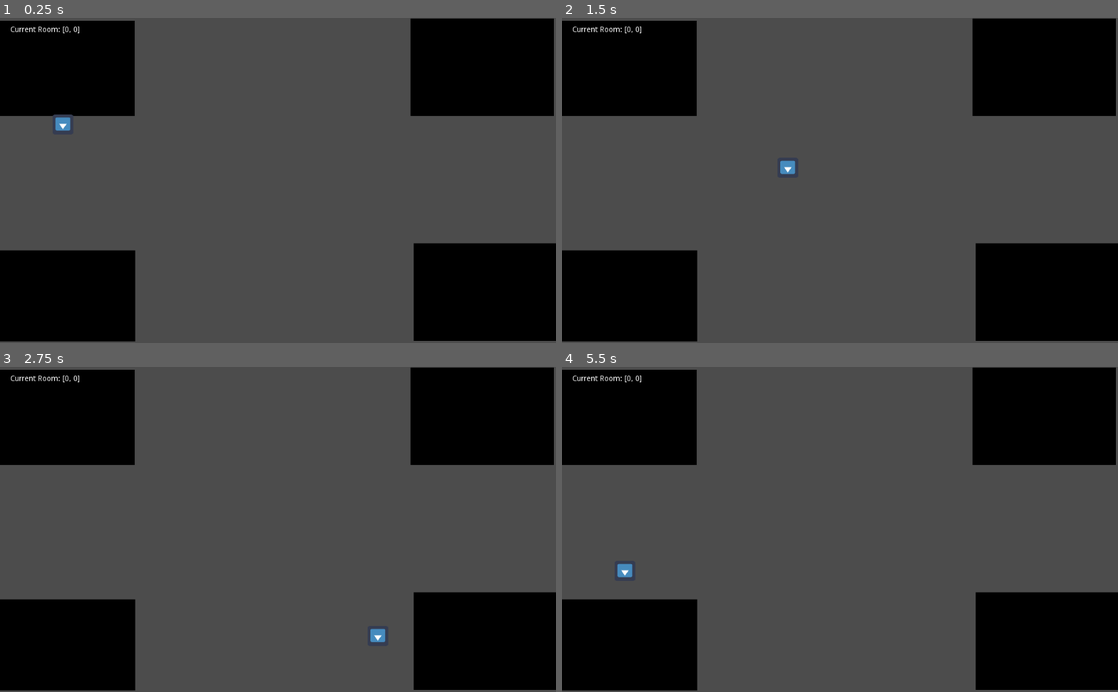
Above: before the commit, frames 1-4 (two rows, left to right).
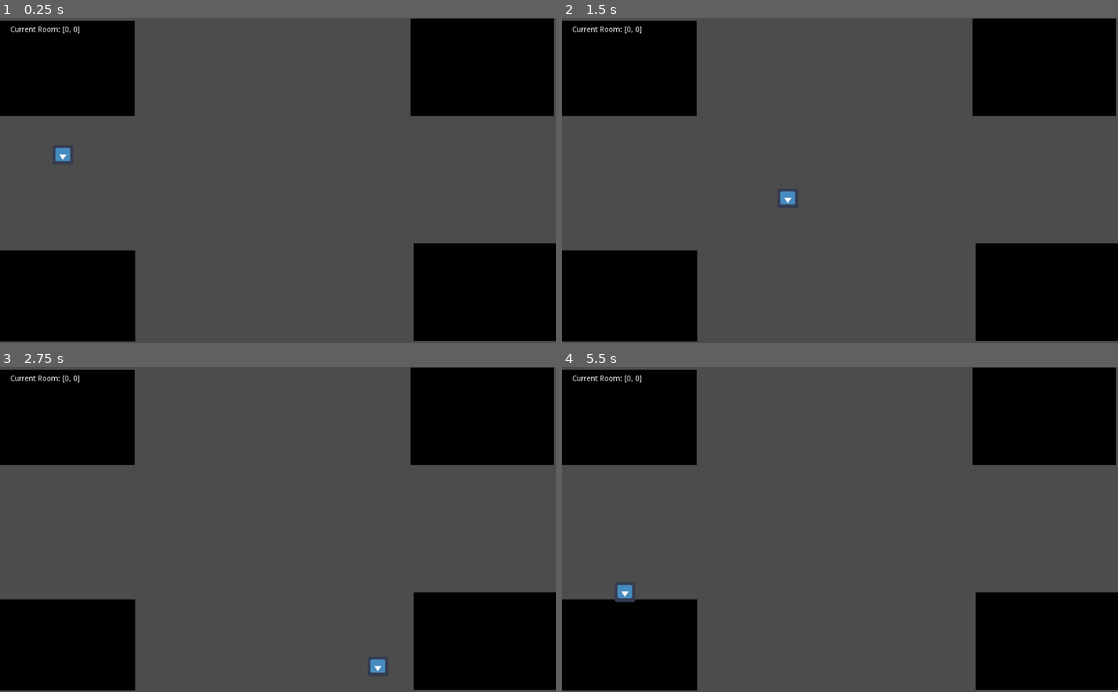
Above: after the commit, the same moments.

Repository: nygren23/GameJam2022
Game: Godot game, scene res://CrossRoom.tscn
The game is run twice, just before and just after one commit, with the same random seed, the same clock (stepped at 60 frames per second) and the same inputs. This scene is started directly instead of the project's main scene. The engine's default icon, where the game draws it, is replaced by a stand-in: a white triangle on a blue panel in a dark square.
Inputs:
- Up to frame 1 (0.25 s): no input
- Up to frame 2 (1.5 s): tap Enter at 0.5 s; hold D (move_right) 0.53-1.28 s; tap Space (spacebar) at 0.6, 1.35 s; hold S (move_down) from 1.28 s (still down)
- Up to frame 3 (2.75 s): release S (move_down) at 2.03 s; hold D (move_right) from 2.03 s (still down); tap Space (spacebar) at 2.1 s
- Up to frame 4 (5.5 s): release D (move_right) at 2.78 s; hold W (move_up) 2.78-3.53 s; tap Space (spacebar) every 0.75 s from 2.85 to 5.1 s; hold A (move_left) 3.53-5.03 s; hold S (move_down) from 5.03 s (still down)

The runs differ from the first frame. In frame 1, 0.2% of the frame differs, in the area x 9-14%, y 29-45%; in frame 2, 0.2%; in frame 3, 0.2%; in frame 4, 0.3%, in the area x 9-14%, y 60-73%.
Error in both runs: Attempt to call function 'play' in base 'null instance' on a null instance. (res://Player.gd:26)

Commit message:
Working transition and music

Diff:
--- a/CrossRoom.gd
+++ b/CrossRoom.gd
@@ -8,13 +8,13 @@
 	var player = preload("res://Player.tscn").instance()
 	print(Global.lastDirection)
 	if(Global.lastDirection == "Up"):
-		player.position = Vector2 (300, 300)
+		player.position = Vector2 (Global.lastPosition.x, 300)
 	elif(Global.lastDirection == "Left"):
-		player.position = Vector2 (650, 150)
+		player.position = Vector2 (650, Global.lastPosition.y)
 	elif(Global.lastDirection == "Right"):
-		player.position = Vector2 (-150, -120)
+		player.position = Vector2 (-150, Global.lastPosition.y)
 	else:
-		player.position = Vector2(300, -150)
+		player.position = Vector2(Global.lastPosition.x, -150)
 	add_child(player)
 
 	if Global.metadata[Global.curPos[0]][ Global.curPos[1]][1]:
@@ -45,6 +45,7 @@
 	$UI/Position.text = "Current Room: " +  str(Global.curPos)
 
 func _on_TransitionLeft_body_entered(body):
+	Global.lastPosition = body.global_position
 	Global.lastDirection = "Left"
 	match decideNextRoom([Global.curPos[0], Global.curPos[1]-1]):
 		null:
@@ -69,6 +70,7 @@
 
 
 func _on_TransitionRight_body_entered(body):
+	Global.lastPosition = body.global_position
 	Global.lastDirection = "Right"
 	match decideNextRoom([Global.curPos[0], Global.curPos[1]+1]):
 		null:
@@ -92,6 +94,7 @@
 			get_tree().change_scene("res://Main.tscn")
 
 func _on_TransitionDown_body_entered(body):
+	Global.lastPosition = body.global_position
 	Global.lastDirection = "Down"
 	match decideNextRoom([Global.curPos[0]+1, Global.curPos[1]]):
 		null:
@@ -115,6 +118,7 @@
 			get_tree().change_scene("res://Main.tscn")
 
 func _on_TransitionUp_body_entered(body):
+	Global.lastPosition = body.global_position
 	Global.lastDirection = "Up"
 	match decideNextRoom([Global.curPos[0]-1, Global.curPos[1]]):
 		null:
--- a/GlobalStats.gd
+++ b/GlobalStats.gd
@@ -27,12 +27,16 @@
 				[[false, false, "1001"], [false, false, "0000"], [false, true, "0000"]]]
 
 var objectiveGet = false
+
 var lastDirection = "Right";
+var lastPosition = Vector2.ZERO
 
 var curPos = [mainLocation[0], mainLocation[1]]
-var timer_time_left = 2000
+var timer_time_left = 2500
 var gameOver = false
 var youLose = false
 
+var musicStart = 700.0
+
 func startTimer():
 	pass
--- a/HorizontalRoom.gd
+++ b/HorizontalRoom.gd
@@ -10,9 +10,9 @@
 	var player = preload("res://Player.tscn").instance()
 	print(Global.lastDirection)
 	if(Global.lastDirection == "Right"):
-		player.position = Vector2 (-150, 150)
+		player.position = Vector2 (-150, Global.lastPosition.y)
 	else:
-		player.position = Vector2 (650, 150)
+		player.position = Vector2 (650, Global.lastPosition.y)
 	add_child(player)
 	$UI/Position.text = "Current Room: " +  str(Global.curPos)
 
@@ -24,6 +24,7 @@
 
 
 func _on_TransitionRight_body_entered(body):
+	Global.lastPosition = body.global_position
 	Global.lastDirection = "Right"
 	match decideNextRoom([Global.curPos[0], Global.curPos[1]+1]):
 		null:
@@ -48,6 +49,7 @@
 
 
 func _on_TransitionLeft_body_entered(body):
+	Global.lastPosition = body.global_position
 	Global.lastDirection = "Left"
 	match decideNextRoom([Global.curPos[0], Global.curPos[1]-1]):
 		null:
--- a/Main.gd
+++ b/Main.gd
@@ -10,6 +10,7 @@
 
 
 func _on_Area2D_body_entered(body):
+	Global.lastPosition = body.global_position
 
 	match decideNextRoom([Global.curPos[0], Global.curPos[1]+1]):
 		null:
--- a/Reign.gd
+++ b/Reign.gd
@@ -5,10 +5,14 @@
 #func _process(delta):
 #	pass
 func _process(delta):
-	if (Global.timer_time_left < 2000 && Global.timer_time_left > 1200 && Global.curPos[0] == 2):
-		position = Vector2(500, (Global.timer_time_left - 1200)/8000 * (8300))
-	elif (Global.timer_time_left < 1200 && Global.timer_time_left > 500 && Global.curPos[0] == 1):
-		position = Vector2(500, (Global.timer_time_left - 500)/7000 * (8300))
+	if (Global.timer_time_left < 2500 && !$AudioStreamPlayer2D.is_playing()):
+		$AudioStreamPlayer2D.play(Global.musicStart/100)
+	elif(Global.timer_time_left < 2500):
+		Global.musicStart += delta * 100;
+	if (Global.timer_time_left < 2500 && Global.timer_time_left > 1500 && Global.curPos[0] == 2):
+		position = Vector2(500, (Global.timer_time_left - 1200)/10000 * (8300))
+	elif (Global.timer_time_left < 1500 && Global.timer_time_left > 700 && Global.curPos[0] == 1):
+		position = Vector2(500, (Global.timer_time_left - 500)/8000 * (8300))
 	elif (Global.timer_time_left < 500 && Global.curPos[0] == 0):
 		position = Vector2(500, (Global.timer_time_left)/5000 * (8300))
 
--- a/Reign.tscn
+++ b/Reign.tscn
@@ -1,7 +1,8 @@
-[gd_scene load_steps=4 format=2]
+[gd_scene load_steps=5 format=2]
 
 [ext_resource path="res://Reign.gd" type="Script" id=1]
 [ext_resource path="res://ReignCan.png" type="Texture" id=2]
+[ext_resource path="res://hallelujah-chorus-9MB.mp3" type="AudioStream" id=3]
 
 [sub_resource type="RectangleShape2D" id=1]
 extents = Vector2( 589, 220 )
@@ -23,4 +24,7 @@
 position = Vector2( -5, 4 )
 shape = SubResource( 1 )
 
+[node name="AudioStreamPlayer2D" type="AudioStreamPlayer2D" parent="."]
+stream = ExtResource( 3 )
+
 [connection signal="area_entered" from="Area2D" to="." method="_on_Area2D_area_entered"]
--- a/VerticalRoom.gd
+++ b/VerticalRoom.gd
@@ -7,14 +7,15 @@
 	var player = preload("res://Player.tscn").instance()
 	print(Global.lastDirection)
 	if(Global.lastDirection == "Up"):
-		player.position = Vector2 (300, 300)
+		player.position = Vector2 (Global.lastPosition.x, 300)
 	else:
-		player.position = Vector2 (300, 100)
+		player.position = Vector2 (Global.lastPosition.x, 100)
 	add_child(player)
 	$UI/Position.text = "Current Room: " +  str(Global.curPos)
 
 
 func _on_TransitionUp_body_entered(body):
+	Global.lastPosition = body.global_position
 	Global.lastDirection = "Up"
 	match decideNextRoom([Global.curPos[0]-1, Global.curPos[1]]):
 		null:
@@ -38,6 +39,7 @@
 			get_tree().change_scene("res://Main.tscn")
 
 func _on_TransitionDown_body_entered(body):
+	Global.lastPosition = body.global_position
 	Global.lastDirection = "Down"
 	match decideNextRoom([Global.curPos[0]+1, Global.curPos[1]]):
 		null:
Not shown, added: hallelujah-chorus-9MB.mp3.import
Not shown, added: hallelujah-chorus-9MB.mp3
